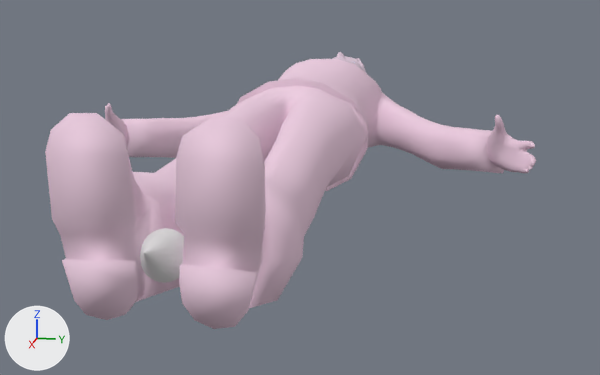
Two versions of the Blender file content/raw_models/blackout/alyxtemp.blend, one commit apart.
Rendered twice from a 50 mm lens placed at (26.7, 10.6, 9.4), pointed at (-22.7, 0.7, -3.0). Every picture has the same lights, and +X, +Y and +Z are marked at lower left.

The scene before the commit, as lines of its bpy script (objects in view):
```python
me_cone_002 = bpy.data.meshes.new('Cone.002')
me_cone_002.from_pydata(...)  # a 32-sided cone pointing to +z spanning x -1.0..1.0, y -1.0..1.0, z -1.0..1.0
me_female_01_reference_001 = bpy.data.meshes.new('female_01_reference.001')
me_female_01_reference_001.from_pydata(...)  # 2260 vertices, 4418 faces; spans x -21.4..21.4, y -7.2..5.5, z -0.1..69.5
me_female_01_reference_001.polygons.foreach_set('use_smooth', [True] * 4418)
# faces by material slot: [193, 15, 2754, 15, 1441]
me_female_01_reference_001.materials.append(mat_fmouth)  # light grey #bebfce
me_female_01_reference_001.materials.append(mat_eyeball_l)  # blue #cde4fe
me_female_01_reference_001.materials.append(mat_citizen_sheet)  # white #eecfe2
me_female_01_reference_001.materials.append(mat_eyeball_r)  # white #cfedd0
me_female_01_reference_001.materials.append(mat_joey_facemap)  # light grey #decad9
ob_cone = bpy.data.objects.new('Cone', me_cone_002)
ob_cone.location = (-0.02, -0.06, 0.03)
ob_cone.rotation_euler = (0.182, 1.207, 0.17)  # degrees (10, 69, 10)
ob_female_01_reference = bpy.data.objects.new('female_01_reference', me_female_01_reference_001)
ob_female_01_reference.location = (0.0, 0.0, 0.0)
ob_female_01_reference.rotation_euler = (-1.571, 0.0, 1.571)  # degrees (-90, 0, 90)
ob_female_01_reference.scale = (0.688, 0.688, 0.688)
```
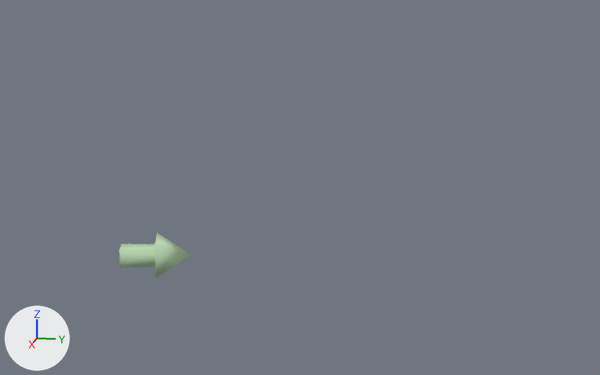
The newer file is also rescaled (x1.452), turned or shifted as a whole; pictures and numbers use the older file's frame.

Pixel boxes [x1, y1, x2, y2] of what changed, in the pictures (600 x 375 px):
'female_01_reference', hidden: before [45, 52, 536, 329]
'Cone', reshaped: before [140, 228, 184, 283]; after [119, 233, 191, 278]
part 1 of me_cone_002, cut back: before [140, 228, 184, 283]; after [119, 233, 191, 278]

The change, as a list of edits to the scene's bpy script:
```text
Add mat_arrow:
    mat_arrow = diffuse_material('arrow')
    mat_arrow.base_color = (0.52, 0.717, 0.473)  # green #bfdcb7
Change me_cone_002:
    used by ob_cone; location = (-0.02, -0.06, 0.03); rotation_euler = (0.182, 1.207, 0.17), in degrees (10, 69, 10)
    remove me_cone_002.from_pydata(...)  # 33 vertices, 33 faces; spans x -1.0..1.0, y -1.0..1.0, z -1.0..1.0
    add me_cone_002.from_pydata(...)  # 13 vertices, 16 faces; spans x -0.79..0.87, y -1.26..1.25, z -0.78..0.8
    me_cone_002 part 1: the whole mesh is rebuilt
    me_cone_002 part 2: the surface is now shaded smooth
    add me_cone_002.materials.append(mat_arrow)  # green #bfdcb7
Change ob_female_01_reference:
    add ob_female_01_reference.hide_viewport = True
```
